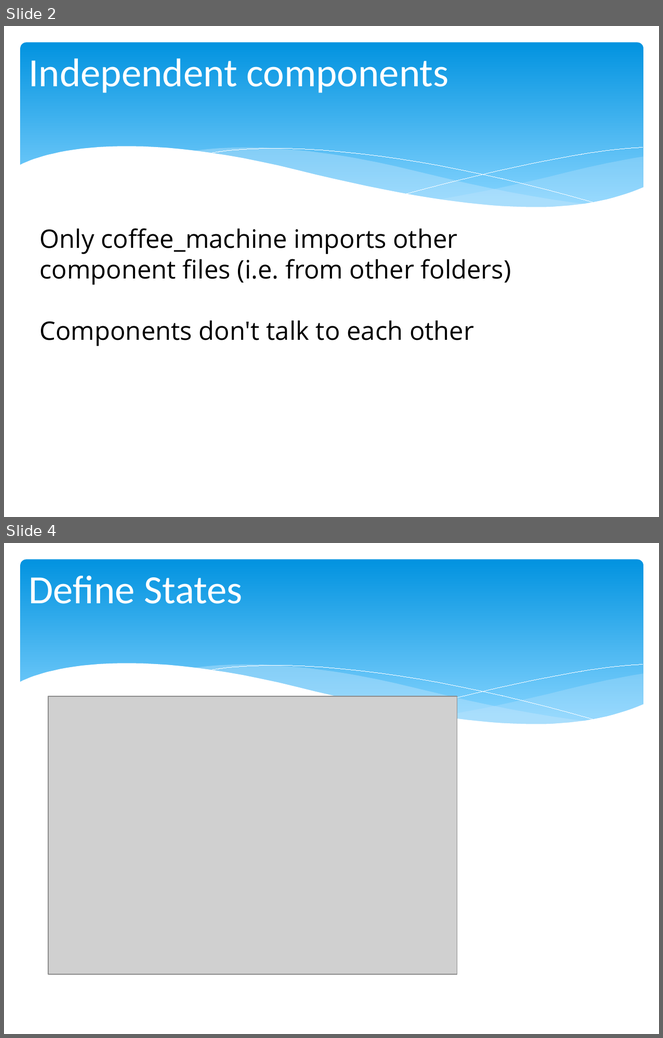
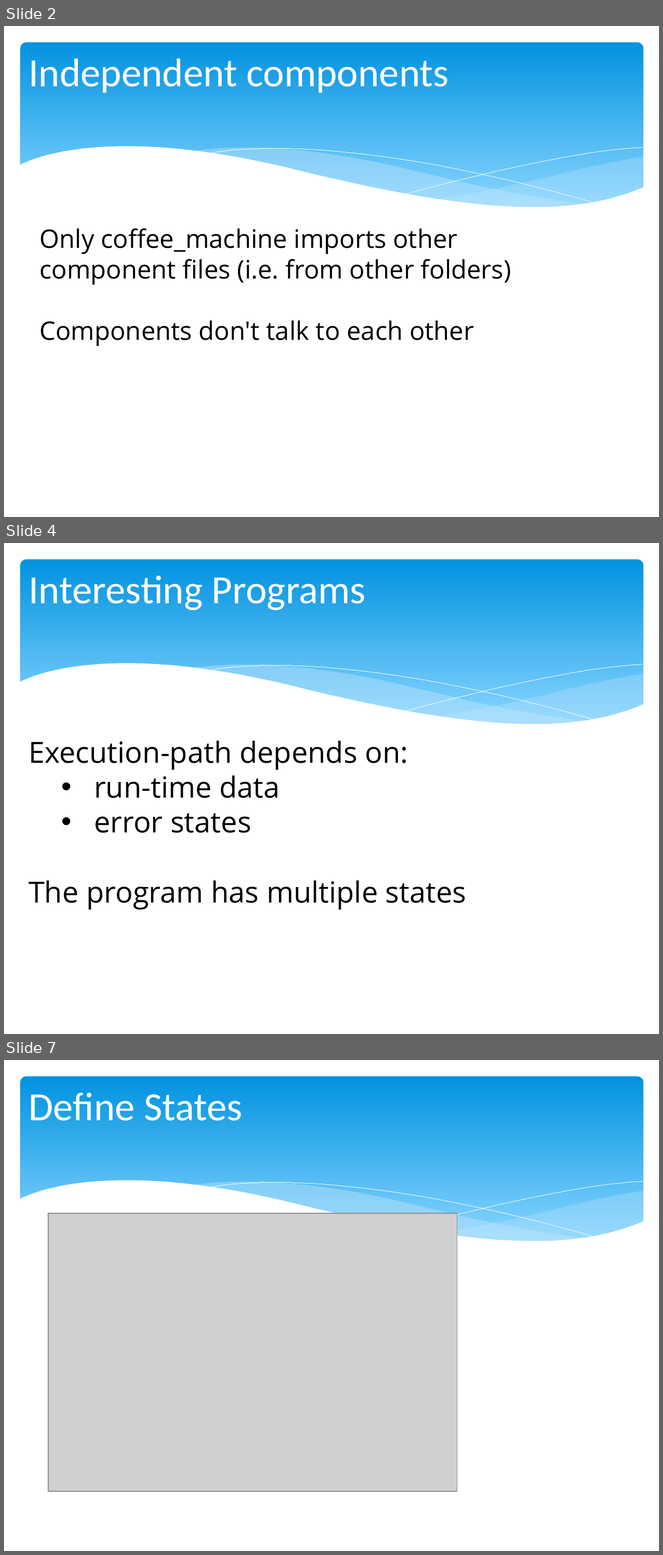
Before and after one commit to chris-turps/QA_Python3, a slide deck: DG_05 Responsibilities.pptx. Shown one above the other, each under a label of ours: slides 2 and 4 before the commit, slides 2, 4 and 7 after it; the slides between them are not shown. The pictures are 663x1038 and 663x1555 pixels, drawn with LibreOffice and Linux fonts; fonts in the diff are those of the drawing; grey boxes stand for pictures. Boxes give left, top, right and bottom in pixels: in the first picture for what was removed or moved away, otherwise in the second. Text is boxed around its words. In the diff, an @@ line names an element or a change of style, - is before the commit and + after.

```diff
--- a/DG_05 Responsibilities.pptx
+++ b/DG_05 Responsibilities.pptx
@@ slide 4 added at <box>4,543,659,1034</box>, background #FFFFFF; not listed: 6 template elements that a slide beside it also shows @@
@@ title added at <box>28,576,366,611</box>, 44 pt, text #FFFFFF @@
+Interesting Programs
@@ text added at <box>28,741,467,910</box>, 32 pt, text #000000 @@
+Execution-path depends on:
+  • run-time data
+  • error states
+The program has multiple states
@@ what was slide 4 is now slide 7 @@
```
Also in this commit, not shown: 1 slide changed, 2 other slides added, 7 other files.
